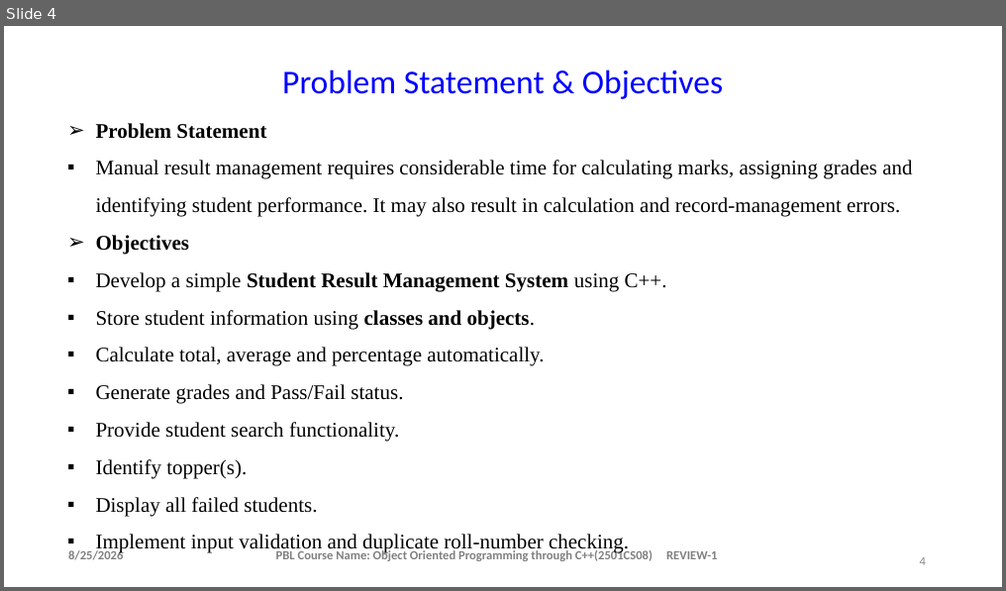
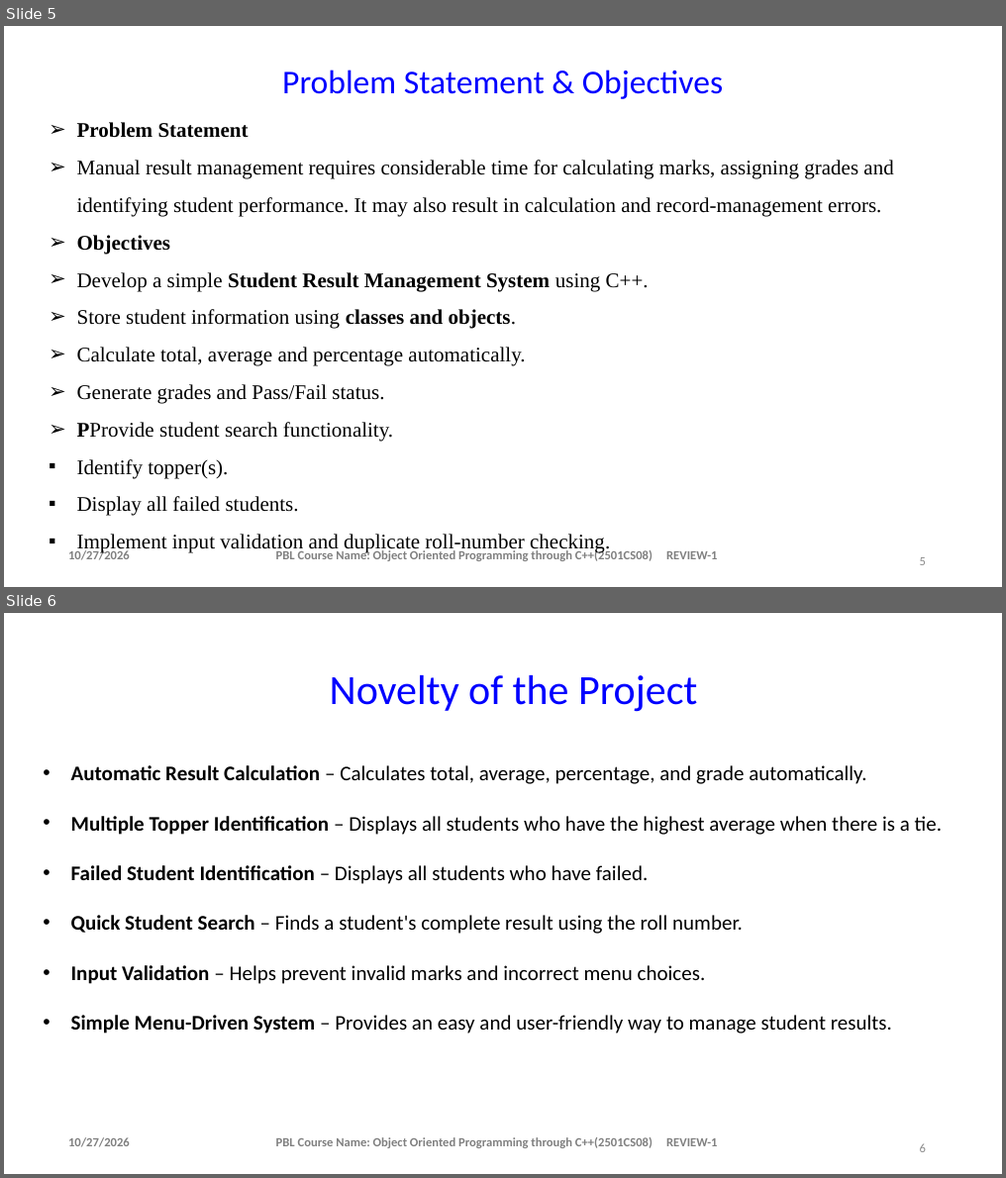
Before and after one commit to saipasupuleti314-oss/c-, a slide deck: student result system ppt.pptx. Shown one above the other, each under a label of ours: slide 4 before the commit, slides 5 and 6 after it. The pictures are 1006x591 and 1006x1178 pixels, drawn with LibreOffice and Linux fonts; fonts in the diff are those of the drawing; background and template pictures are left out. Boxes give left, top, right and bottom in pixels: in the first picture for what was removed or moved away, otherwise in the second. Text is boxed around its words. In the diff, an @@ line names an element or a change of style, - is before the commit and + after.

```diff
--- a/student result system ppt.pptx
+++ b/student result system ppt.pptx
@@ slide 6 added at box(4, 613, 1002, 1174), background #FFFFFF @@
@@ text added at box(330, 675, 697, 712), 40 pt, text #0000FF @@
+Novelty of the Project
@@ text added at box(71, 765, 942, 1034), 20 pt, text #000000 @@
+• Automatic Result Calculation – Calculates total, average, percentage, and grade automatically.
+• Multiple Topper Identification – Displays all students who have the highest average when there is a tie.
+• Failed Student Identification – Displays all students who have failed.
+• Quick Student Search – Finds a student's complete result using the roll number.
+• Input Validation – Helps prevent invalid marks and incorrect menu choices.
+• Simple Menu-Driven System – Provides an easy and user-friendly way to manage student results.
@@ text added at box(68, 1138, 130, 1148), 12 pt, text #808080, bold @@
+10/27/2026
@@ text added at box(276, 1138, 717, 1149), 12 pt, text #808080, bold @@
+PBL Course Name: Object Oriented Programming through C++(2501CS08) REVIEW-1
@@ page number added at box(920, 1144, 926, 1153), 12 pt, text #8C8C8C @@
+6
@@ what was slide 4 is now slide 5 @@
@@ slide 5 changed as well @@
@@ text "Problem Statement": place and size @@
-text "Problem Statement" at box(96, 123, 912, 554)
+text "Problem Statement" at box(77, 122, 893, 554)
@@ text at box(77, 160, 893, 404): bullet ▪ to ➢ @@
@@ text at box(77, 422, 393, 442): text changed @@
-▪ Provide student search functionality.
+➢ PProvide student search functionality.
@@ text at box(68, 549, 130, 561): text changed @@
-8/25/2026
+10/27/2026
@@ page number at box(920, 558, 926, 566): text changed @@
-4
+5
```
Also in this commit, not shown: 10 other slides changed, 8 other slides added, 1 slide removed.
